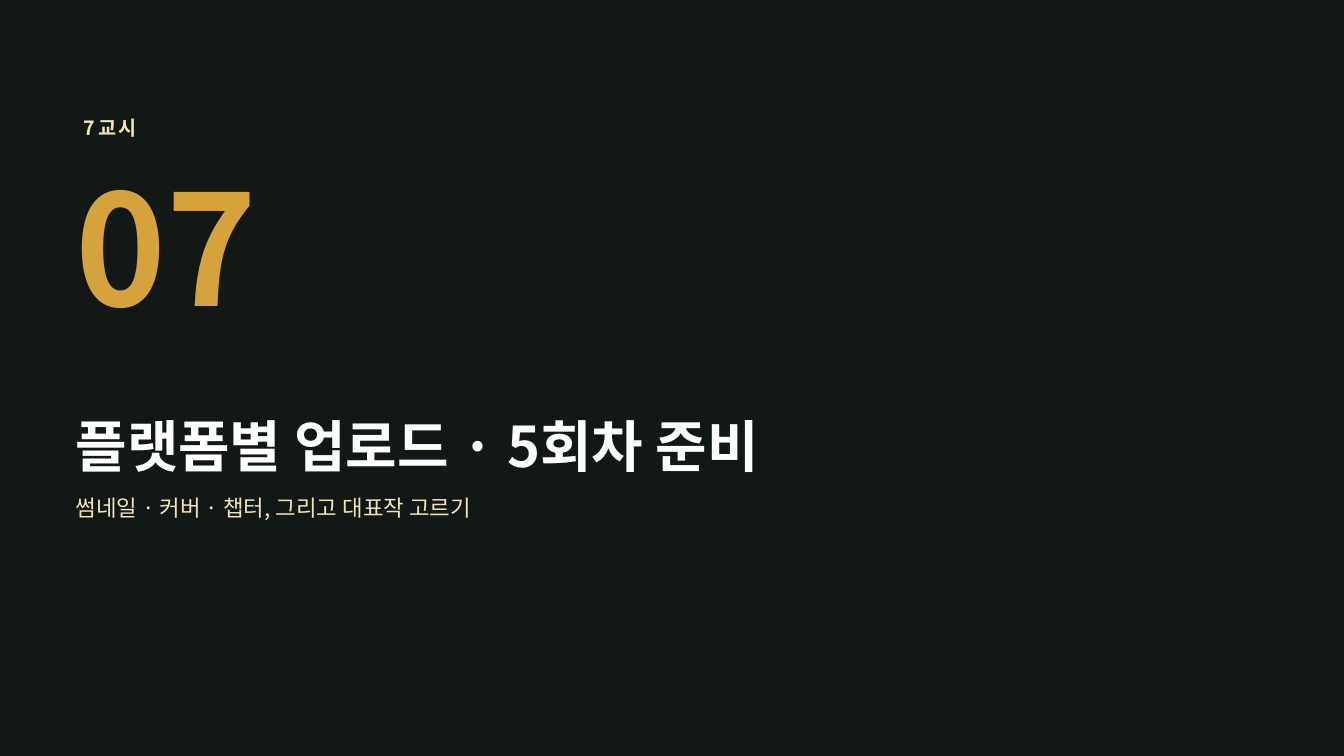
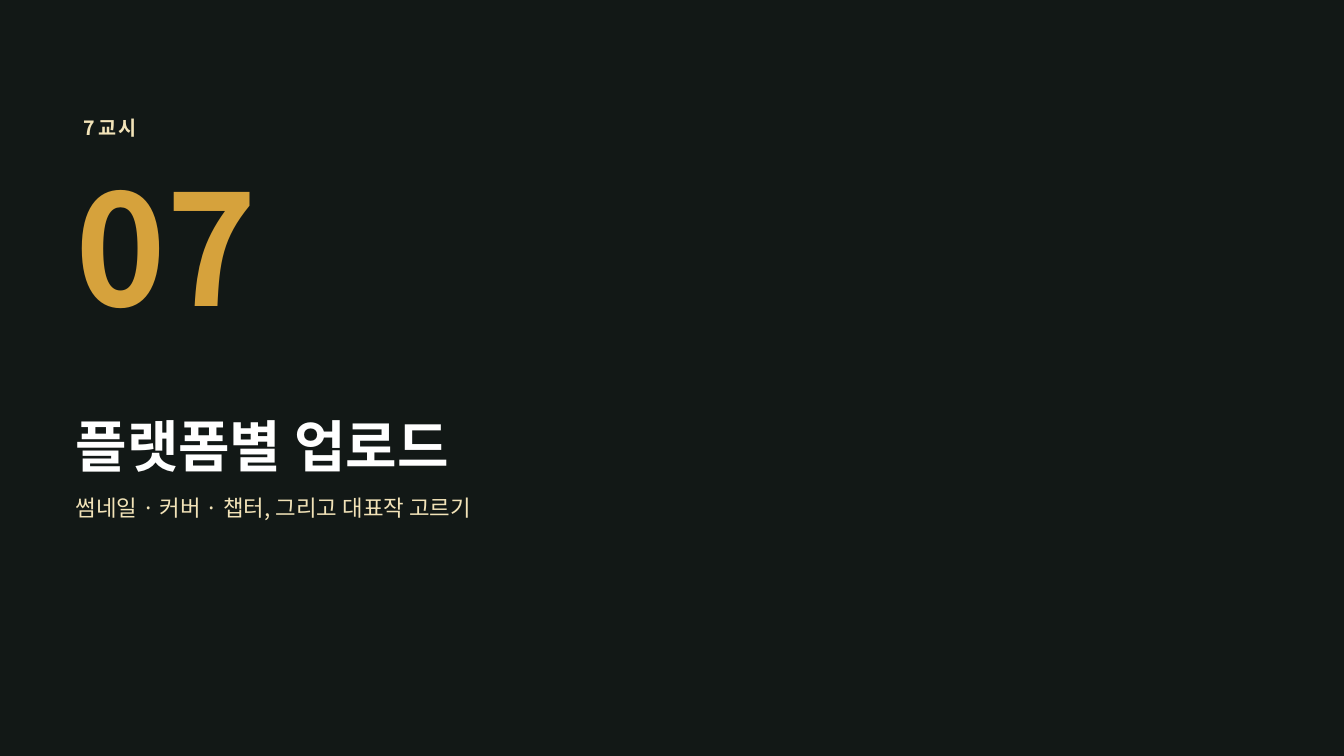
Before and after one commit to yujida/MARUBIT, a slide deck: slide 67 of lectures/04/4회차_카테고리AtoZ_보여주는영상_슬라이드.pptx (slide 64 before the commit). Drawn at 1344x756 pixels with LibreOffice and Linux fonts; fonts in the diff are those of the drawing; background and template pictures are left out. Boxes give left, top, right and bottom in pixels: in the first picture for what was removed or moved away, otherwise in the second. Text is boxed around its words. In the diff, an @@ line names an element or a change of style, - is before the commit and + after.

```diff
--- a/lectures/04/4회차_카테고리AtoZ_보여주는영상_슬라이드.pptx
+++ b/lectures/04/4회차_카테고리AtoZ_보여주는영상_슬라이드.pptx
@@ title at (x1=76, y1=420, x2=448, y2=472): text changed @@
-플랫폼별 업로드 · 5회차 준비
+플랫폼별 업로드
```
Also in this commit, not shown: 20 other slides changed, 4 slides added, 2 slides removed, 4 other files.
